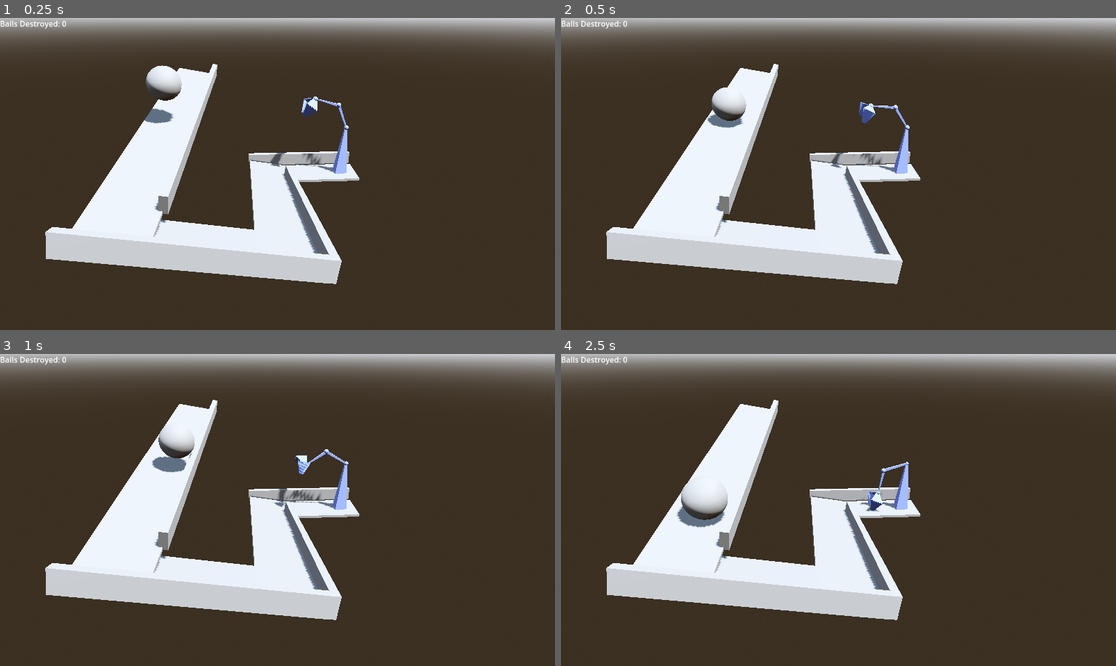
Above: before the commit, frames 1-4 (two rows, left to right).
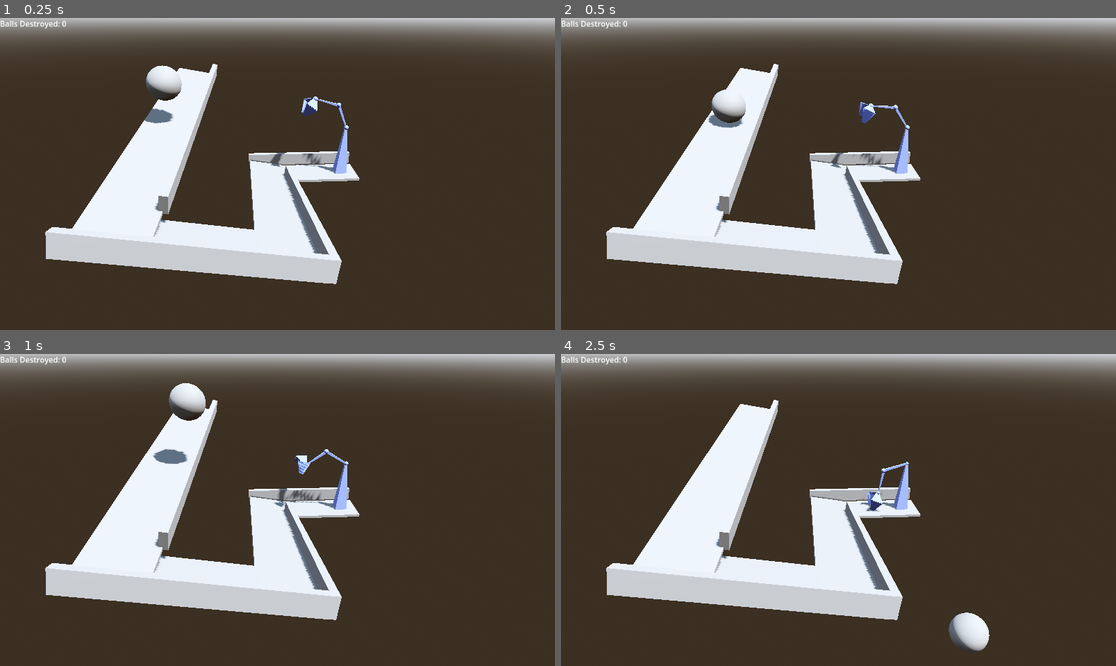
Above: after the commit, the same moments.

Repository: Sahib17/Assignment-4---COMP-360
Game: Godot game, scene res://main.tscn
The game is run twice, just before and just after one commit, with the same random seed, the same clock (stepped at 60 frames per second) and the same inputs.
Inputs:
- Up to frame 1 (0.25 s): no input
- Up to frame 2 (0.5 s): no input
- Up to frame 3 (1 s): tap Enter (ui_accept) at 0.5, 0.6, 0.77 s; hold Right (ui_right) from 0.53 s (still down)
- Up to frame 4 (2.5 s): tap Enter (ui_accept) at 1.07, 1.35, 1.52, 1.82, 2.1 s; release Right (ui_right) at 1.28 s; hold Down (ui_down) 1.28-2.03 s; hold Right (ui_right) from 2.03 s (still down)

Frame 1 is identical in both runs. In frame 2, 0.2% of the frame differs, in the area x 26-34%, y 22-36%; in frame 3, 1.2%; in frame 4, 1.4%, in the area x 20-78%, y 41-96%.

Commit message:
added ball controls

Diff:
--- a/Ball.gd
+++ b/Ball.gd
@@ -2,9 +2,15 @@
 
 signal ball_destroyed(count: int)
 
+# Original variables
 var destroyed_count = 0
 var spawn_position = Vector3(0, 5, 0)
-var is_resetting = false  # Add this to prevent double resets
+var is_resetting = false
+
+# Movement variables
+var move_speed = 5.0  # Horizontal movement speed
+var jump_force = 5.0  # Vertical jump force
+var can_jump = true   # To prevent double jumping
 
 func _ready():
 	var notifier = VisibleOnScreenNotifier3D.new()
@@ -14,9 +20,42 @@
 	print("Ball initialized at path: " + str(get_path()))
 	position = spawn_position
 
+	# Set physics interpolation mode for smoother movement
+	physics_material_override = PhysicsMaterial.new()
+	physics_material_override.friction = 1.0
+	physics_material_override.bounce = 0.2
+
 func _physics_process(_delta):
+	# Original reset check
 	if position.y < -30 and !is_resetting:
 		reset_ball()
+
+	# === MOVEMENT CONTROLS START ===
+	var input = Vector3.ZERO
+
+	# Horizontal movement
+	if Input.is_action_pressed("ui_up"):
+		input.x -= 1
+	if Input.is_action_pressed("ui_down"):
+		input.x += 1
+
+	# Forward/backward movement
+	if Input.is_action_pressed("ui_right"):
+		input.z -= 1
+	if Input.is_action_pressed("ui_left"):
+		input.z += 1
+
+	# Apply horizontal movement
+	if input != Vector3.ZERO:
+		apply_central_force(input.normalized() * move_speed)
+
+	# Jumping
+	if Input.is_action_just_pressed("ui_accept") and can_jump:  # Spacebar
+		apply_central_impulse(Vector3.UP * jump_force)
+		can_jump = false
+		await get_tree().create_timer(1.0).timeout  # Prevent jumping for 1 second
+		can_jump = true
+	# === MOVEMENT CONTROLS END ===
 
 func _on_screen_exited():
 	if !is_resetting:
@@ -36,6 +75,5 @@
 	linear_velocity = Vector3.ZERO
 	angular_velocity = Vector3.ZERO
 
-	# Reset the flag after a short delay
 	await get_tree().create_timer(0.1).timeout
 	is_resetting = false
